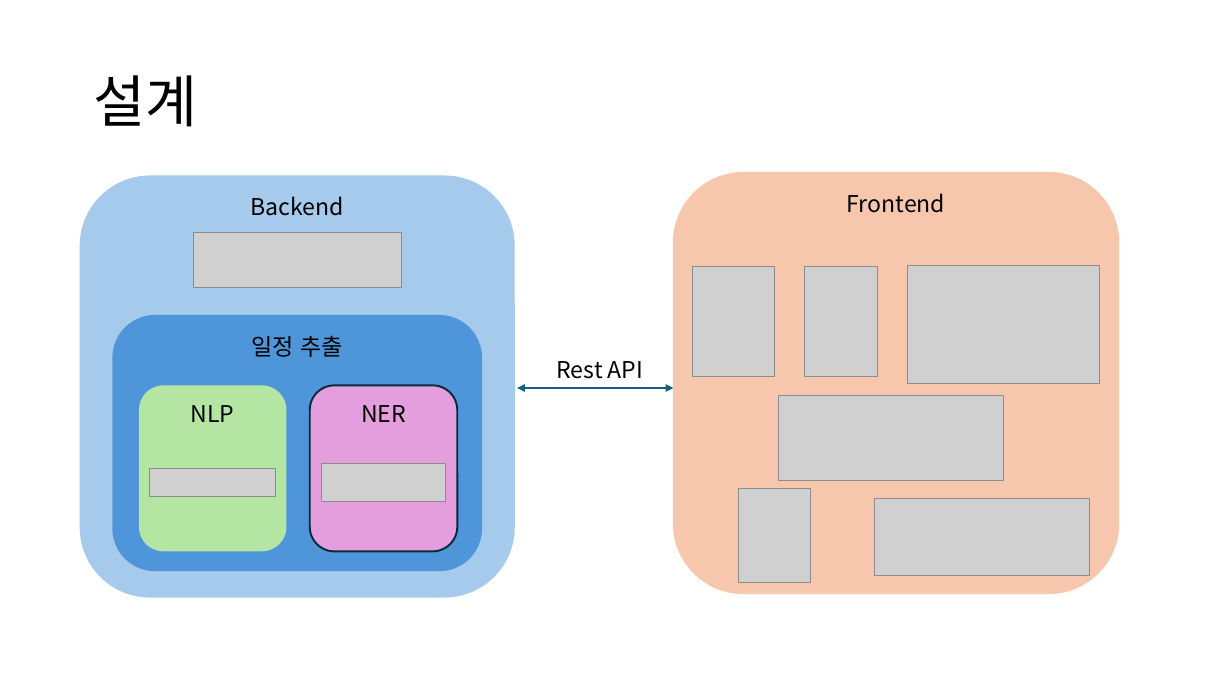
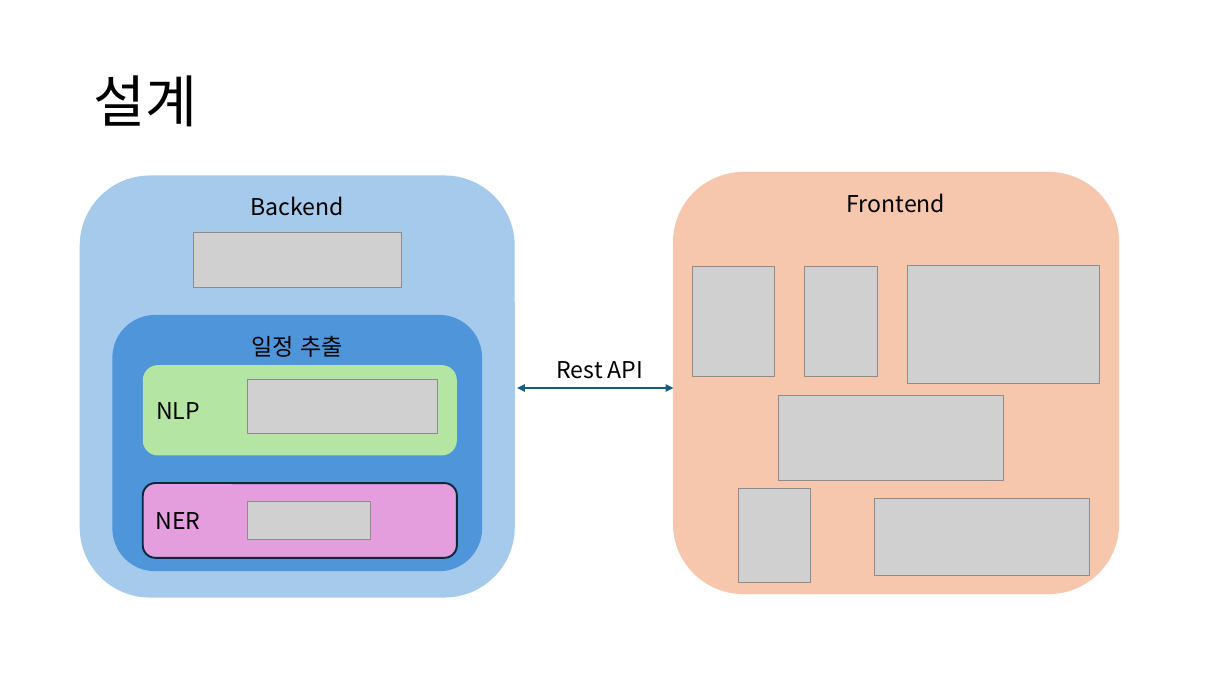
Before and after one commit to ha-taeyeong/HallymHackathon, a slide deck: slide 4 of docs/HallymHackathon.pptx. Drawn at 1232x693 pixels with LibreOffice and Linux fonts; fonts in the diff are those of the drawing; grey boxes stand for pictures. Boxes give left, top, right and bottom in pixels: in the first picture for what was removed or moved away, otherwise in the second. Text is boxed around its words. In the diff, an @@ line names an element or a change of style, - is before the commit and + after.

```diff
--- a/docs/HallymHackathon.pptx
+++ b/docs/HallymHackathon.pptx
@@ rounded rectangle "NLP" at (143, 365, 457, 456): alignment centre to left @@
@@ rounded rectangle "NLP": place and size @@
-rounded rectangle "NLP" at (139, 385, 287, 552)
+rounded rectangle "NLP" at (143, 365, 457, 456)
@@ picture added at (248, 379, 438, 433) @@
@@ picture removed at (150, 469, 275, 497) @@
@@ rounded rectangle "NER": place and size @@
-rounded rectangle "NER" at (310, 385, 457, 552)
+rounded rectangle "NER" at (143, 483, 457, 558)
@@ rounded rectangle "NER" at (143, 483, 457, 558): alignment centre to left @@
@@ picture: place and size @@
-picture at (322, 463, 445, 502)
+picture at (248, 501, 372, 540)
```
Also in this commit, not shown: 6 other files.
